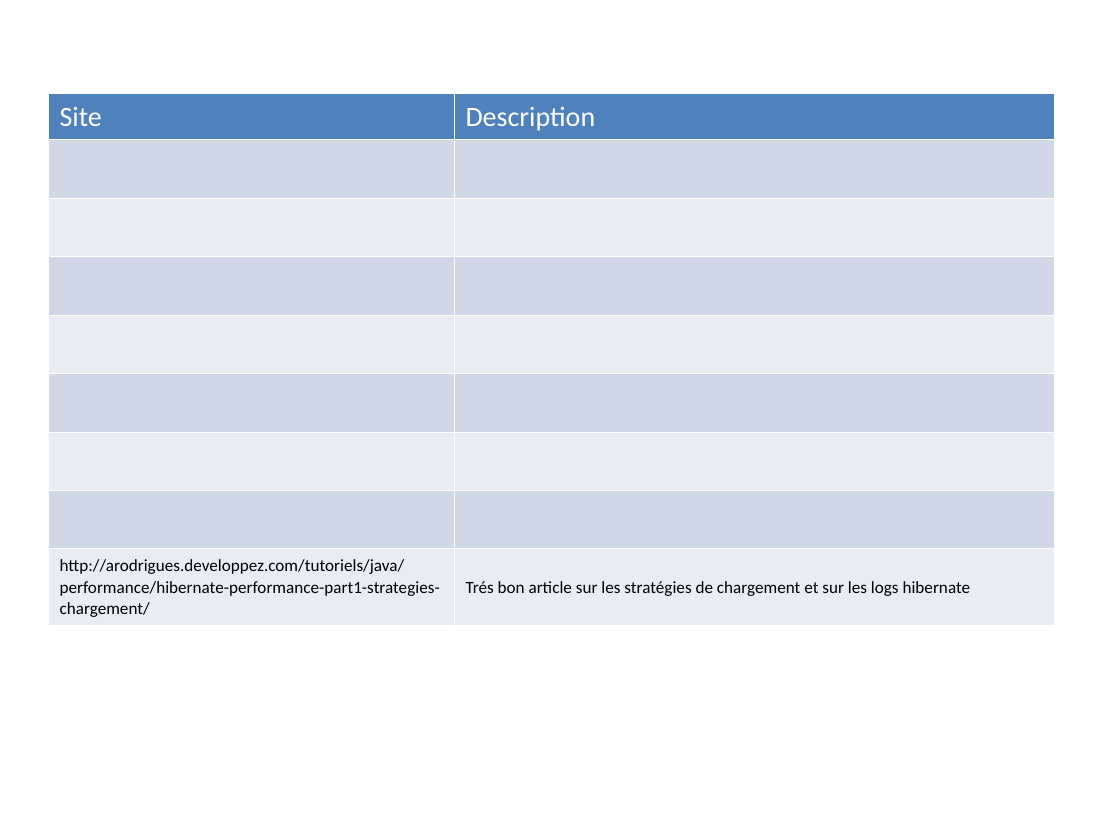
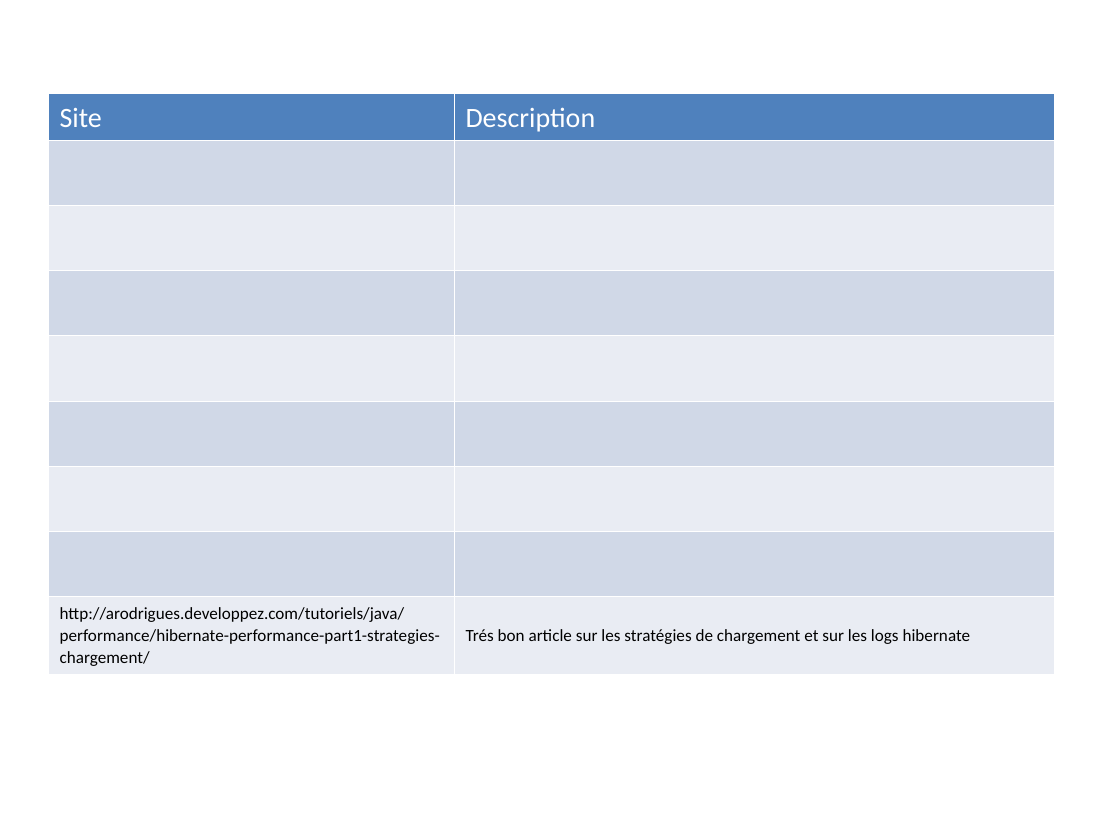
Before and after one commit to Pierre76400/demohibernate, a slide deck: slide 16 of src/main/resources/presentation/DemoHibernate.ppt. Drawn at 1120x840 pixels with LibreOffice and Linux fonts; fonts in the diff are those of the drawing. Boxes give left, top, right and bottom in pixels: in the first picture for what was removed or moved away, otherwise in the second. Text is boxed around its words. In the diff, an @@ line names an element or a change of style, - is before the commit and + after.

```diff
--- a/src/main/resources/presentation/DemoHibernate.ppt
+++ b/src/main/resources/presentation/DemoHibernate.ppt
@@ table at bbox=[48, 94, 1054, 670] @@
@@ line spacing 1.02 to 1.04 @@
```
Also in this commit, not shown: 3 other slides changed, 1 slide added, 1 slide removed, 3 other files.
